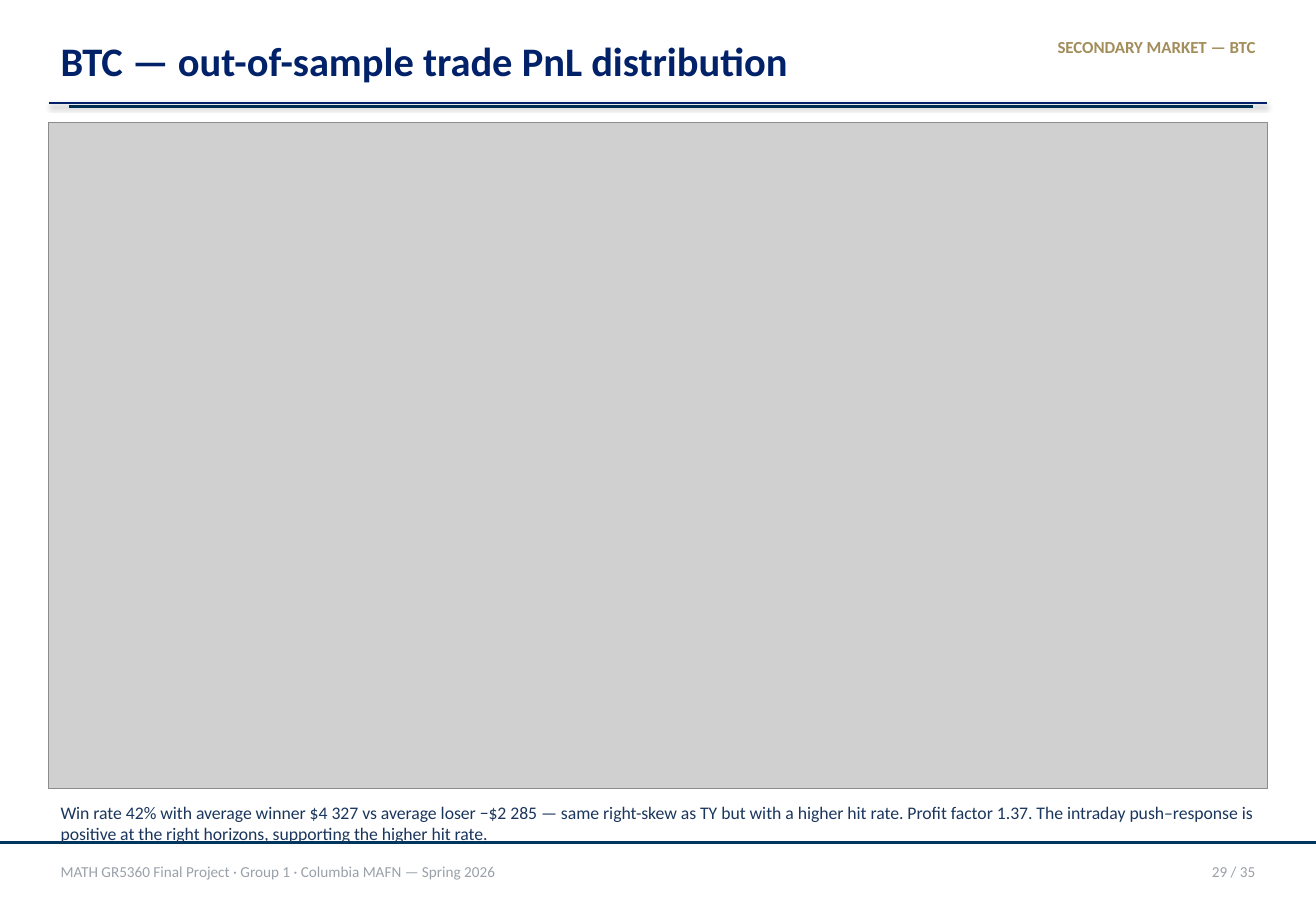
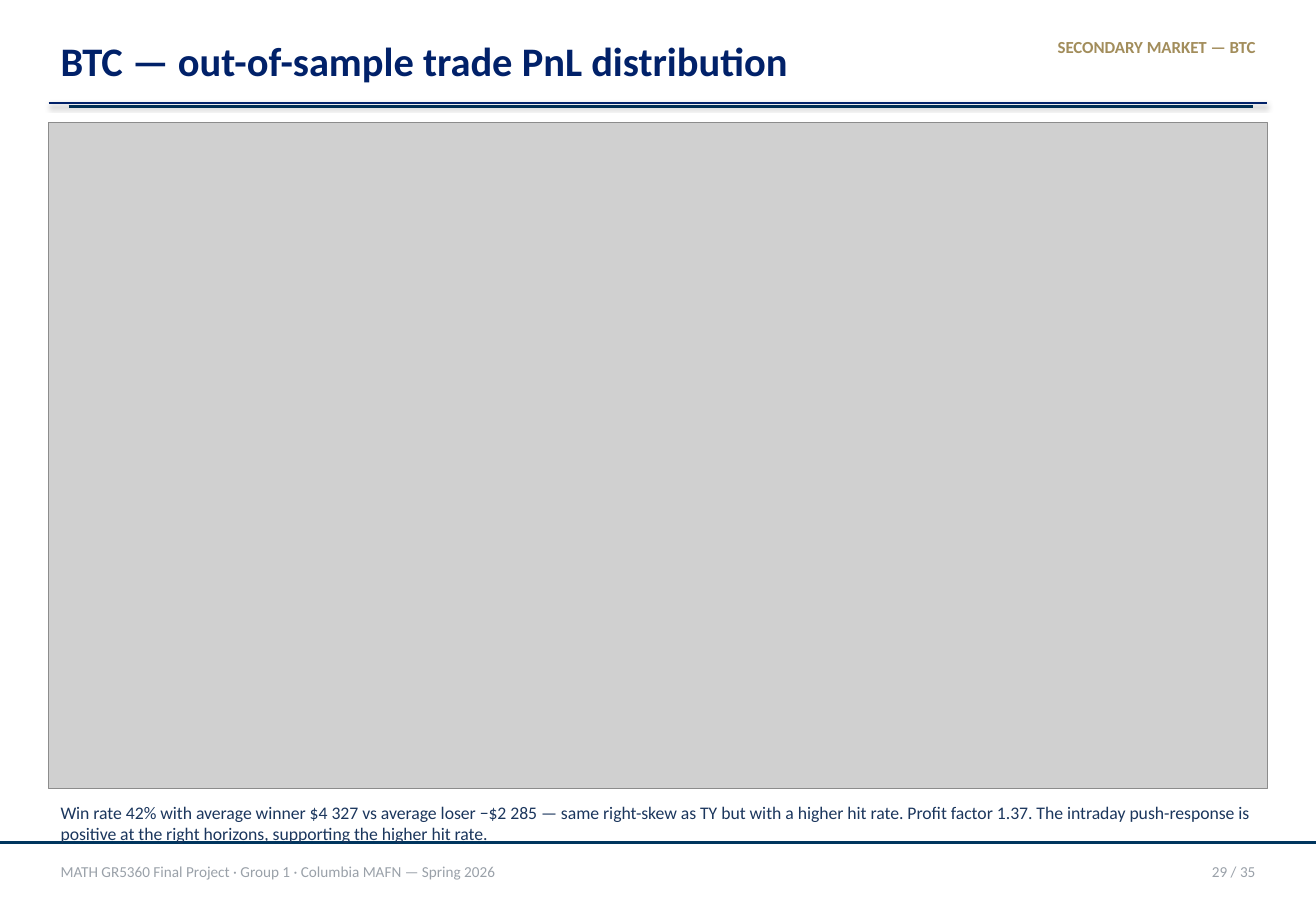
Before and after one commit to Cuivie/MATH5360_Final_Project, a slide deck: slide 29 of report/presentation/MATH5360_Final_Group1.pptx. Drawn at 1316x911 pixels with LibreOffice and Linux fonts; fonts in the diff are those of the drawing; grey boxes stand for pictures; background and template pictures are left out. Boxes give left, top, right and bottom in pixels: in the first picture for what was removed or moved away, otherwise in the second. Text is boxed around its words. In the diff, an @@ line names an element or a change of style, - is before the commit and + after.

```diff
--- a/report/presentation/MATH5360_Final_Group1.pptx
+++ b/report/presentation/MATH5360_Final_Group1.pptx
@@ text at (x1=61, y1=806, x2=1249, y2=844): text changed @@
-Win rate 42% with average winner $4 327 vs average loser −$2 285 — same right-skew as TY but with a higher hit rate. Profit factor 1.37. The intraday push–response is positive at the right horizons, supporting the higher hit rate.
+Win rate 42% with average winner $4 327 vs average loser −$2 285 — same right-skew as TY but with a higher hit rate. Profit factor 1.37. The intraday push-response is positive at the right horizons, supporting the higher hit rate.
```
Also in this commit, not shown: 10 other slides changed, 14 slides added, 14 slides removed, 9 other files.
